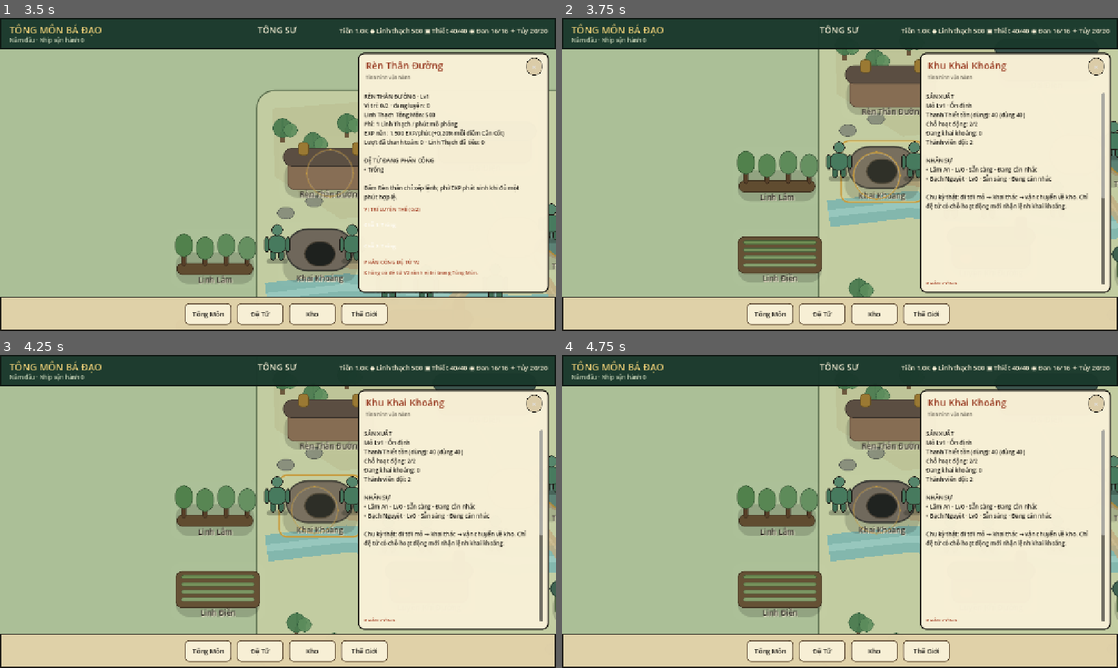
Above: before the commit, frames 1-4 (two rows, left to right).
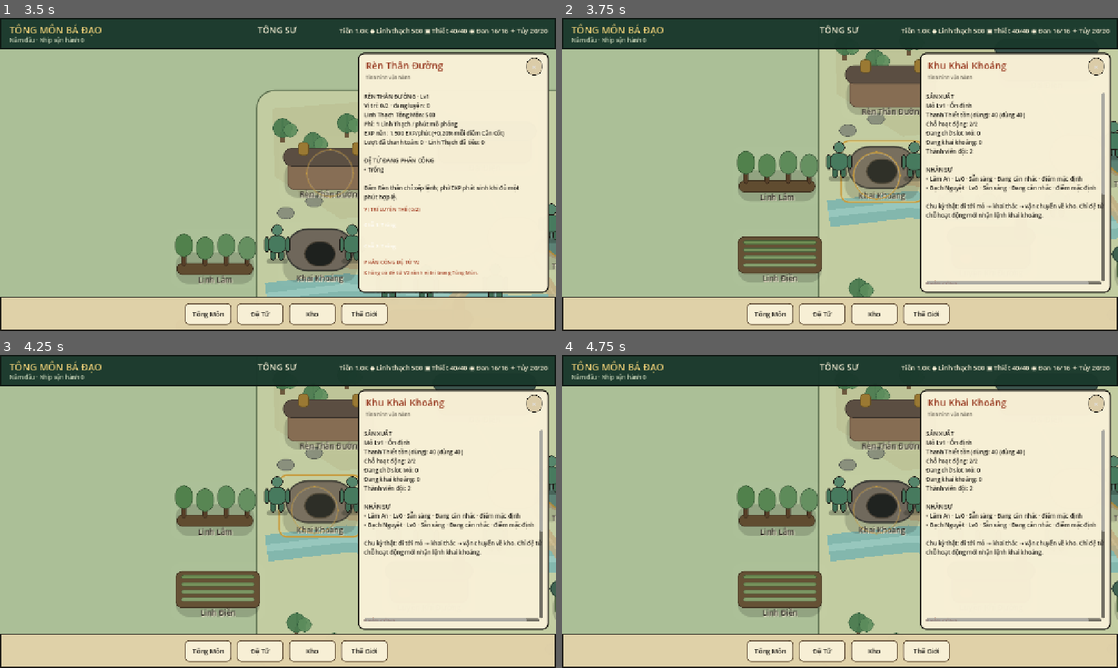
Above: after the commit, the same moments.

Repository: vuanhtuan161094-byte/TongMonBaDao
Game: Godot game, scene res://scenes/p3/p3_2_landscape_sect.tscn
Two runs of this game, one before a commit and one after it. Both use one fixed random seed, a clock stepped at 60 frames per second and the inputs below.
Inputs (mouse positions are in pixels of both pictures, inside the frame that each line leads up to):
- Up to frame 1 (3.5 s): click (278, 89) at 0.5 s; click (511, 161) at 1.25 s; click (189, 174) at 2 s; click (428, 330) at 2.75 s
- Up to frame 2 (3.75 s): click (884, 252) at 3.5 s
- Up to frame 3 (4.25 s): no input
- Up to frame 4 (4.75 s): click "Rút đội" at 4.25 s

Frame 1 is identical in both runs. In frame 2, 2.5% of the frame differs, in the area x 65-98%, y 35-86%; in frame 3, 2.5%; in frame 4, 2.5%.

Commit message:
GP-01: verify recruited V2 disciple Mine worksite and offline production

Diff:
--- a/godot/src/presentation/p3_2_landscape_sect.gd
+++ b/godot/src/presentation/p3_2_landscape_sect.gd
@@ -1131,10 +1131,11 @@
     _add_management_section_label("PHÂN CÔNG")
     var active_building_ids: Array[StringName] = []
     var building_system := BuildingSystem.new()
+    var active_producer: BuildingState = null
     if building_system.is_building_profession(profession_id):
-        var producer := building_system.building_for_profession(state, profession_id)
-        if producer != null:
-            active_building_ids = building_system.active_worker_ids(state, producer)
+        active_producer = building_system.building_for_profession(state, profession_id)
+        if active_producer != null:
+            active_building_ids = building_system.active_worker_ids(state, active_producer)
 
     var ids: Array = state.disciples.keys()
     ids.sort()
@@ -1157,6 +1158,26 @@
         else:
             group_button.pressed.connect(Callable(self, "_assign_building_group").bind(disciple.id, group_id, "Đã phân %s vào %s." % [disciple.display_name, group_label]))
         row.add_child(group_button)
+
+        # GP-01: distinguish crew membership from an explicit, persisted Mine
+        # worksite. Full crews may retain waiting members; only active slots
+        # receive work orders. No fake worksite/building state is created.
+        if profession_id == WorkforceSystem.PROF_MINING and active_producer != null:
+            var site_button := Button.new()
+            site_button.name = "MineWorksite_%s" % str(disciple.id)
+            var assigned_here := disciple.worksite_building_id == active_producer.id
+            site_button.text = "Bỏ điểm" if assigned_here else "Chọn Mỏ"
+            site_button.custom_minimum_size = Vector2(76, 34)
+            site_button.add_theme_font_size_override("font_size", 11)
+            site_button.disabled = not in_group or timed_recipe_busy
+            site_button.tooltip_text = (
+                "Giữ nhóm nghề; chỉ xóa điểm làm việc cụ thể." if assigned_here
+                else "Đặt điểm làm việc tại Mỏ thật. Nếu hết slot, đệ tử tiếp tục chờ."
+            )
+            site_button.pressed.connect(Callable(self, "_assign_mine_worksite").bind(
+                disciple.id, &"" if assigned_here else active_producer.id
+            ))
+            row.add_child(site_button)
 
         var order_button := Button.new()
         order_button.name = "Work_%s_%s" % [str(profession_id), str(disciple.id)]
@@ -1354,6 +1375,16 @@
         return
     var ok := workforce.assign_group(state, disciple_id, group_id)
     building_management_feedback = success_text if ok else "Không thể đổi phân công lúc này."
+    _refresh_building_operation_content()
+
+func _assign_mine_worksite(disciple_id: StringName, building_id: StringName) -> void:
+    if not state.disciples.has(disciple_id):
+        return
+    var ok := workforce.assign_worksite(state, disciple_id, building_id)
+    building_management_feedback = (
+        "Đã cập nhật điểm làm việc; slot hoạt động do công trình quyết định."
+        if ok else "Không thể cập nhật điểm làm việc lúc này."
+    )
     _refresh_building_operation_content()
 
 func _issue_building_order(disciple_id: StringName, kind: StringName, target: String, success_text: String) -> void:
@@ -1735,13 +1766,20 @@
         slots = building_system.worker_slots(mine)
 
     var lines: Array[String] = []
+    var waiting_count := 0
     for disciple_value in members:
         var disciple: DiscipleState = disciple_value
         var level := workforce.profession_level_for_state(state, disciple, WorkforceSystem.PROF_MINING)
-        lines.append("• %s · Lv%d · %s" % [
-            disciple.display_name,
-            level,
-            _mining_member_status(disciple, active_ids.has(disciple.id))
+        var is_active := active_ids.has(disciple.id)
+        if not is_active:
+            waiting_count += 1
+        var location := (
+            " · điểm %s" % str(disciple.worksite_building_id)
+            if disciple.worksite_building_id != &"" else " · điểm mặc định"
+        )
+        lines.append("• %s · Lv%d · %s%s" % [
+            disciple.display_name, level,
+            _mining_member_status(disciple, is_active), location
         ])
     if lines.is_empty():
         lines.append("• Chưa có thành viên Đội Khai Khoáng")
@@ -1758,6 +1796,7 @@
         + "Mỏ Lv%d · %s\n"
         + "Thanh Thiết tồn (dùng): %s\n"
         + "Chỗ hoạt động: %d/%d\n"
+        + "Đang chờ slot Mỏ: %d\n"
         + "Đang khai khoáng: %d\n"
         + "Thành viên đội: %d\n\n"
         + "NHÂN SỰ\n%s\n\n"
@@ -1768,6 +1807,7 @@
         _warehouse_pair(&"thanh_thiet"),
         active_ids.size(),
         slots,
+        waiting_count,
         _count_action(&"WORK_MINING"),
         members.size(),
         "\n".join(lines)
--- /dev/null
+++ b/godot/tests/presentation/gp_01_v2_mine_vertical_slice_test.gd
@@ -0,0 +1,292 @@
+extends SceneTree
+
+# GP-01: same real Dẫn Tiên V2 recruit -> work group + explicit worksite ->
+# scheduler Mine travel/extraction/haul -> Warehouse -> offline resume exactly
+# once. No injected resources, EXP, time rewards or fake secondary authority.
+const SAVE_PATH := "user://gp_01_v2_mine_vertical_slice_test.json"
+
+var ui: Control
+var state: SimulationState
+var workforce := WorkforceSystem.new()
+var buildings := BuildingSystem.new()
+var warehouse := WarehouseSystem.new()
+
+func _init() -> void:
+    call_deferred("_run")
+
+func _run() -> void:
+    _cleanup()
+    ProjectSettings.set_setting("runtime/live_save_path", SAVE_PATH)
+    if not await _open_scene():
+        return
+    var mine := buildings.primary_building(state, BuildingSystem.TYPE_MINE)
+    if not _check(mine != null and state.sect.disciple_v2_birth_enabled
+        and state.sect.v2_training_enabled and state.disciples.size() == 6,
+        "Missing canonical fresh live Mine/V2 runtime."):
+        return
+
+    var founders: Array = state.disciples.keys()
+    founders.sort()
+    var initial_miners := buildings.active_worker_ids(state, mine)
+    if not _check(initial_miners.size() == 2, "Opening mine must have two real slots."):
+        return
+
+    # Keep the six founders in the simulation, but prevent unrelated
+    # mining/hunt rewards from contaminating this new disciple's batch.
+    for raw_id in founders:
+        if not _check(workforce.issue_command(
+            state, StringName(raw_id), WorkforceSystem.COMMAND_HOLD, "", 2000
+        ), "Could not hold founding disciple."):
+            return
+
+    ui.call("_open_building", SectMapPresentation.DEST_GUIDANCE)
+    await process_frame
+    var token_before := state.sect.disciple_recruitment_tokens
+    if not await _press("GuidanceRecruitOrder"):
+        return
+    if not _check(state.sect.disciple_recruitment_tokens == token_before - 1,
+        "Dẫn Tiên did not consume one real recruitment order."):
+        return
+    var ids: Array = state.recruitment_candidates.keys()
+    ids.sort()
+    var recruit_id := &""
+    for raw_id in ids:
+        var candidate: CandidateState = state.recruitment_candidates[raw_id]
+        if DiscipleBirthProfileV2.valid_complete_birth(candidate.v2_birth_profile):
+            recruit_id = StringName(raw_id)
+            break
+    if not _check(recruit_id != &"", "Dẫn Tiên yielded no genuine V2 candidate."):
+        return
+    var birth_before: Dictionary = (
+        state.recruitment_candidates[recruit_id] as CandidateState
+    ).v2_birth_profile.duplicate(true)
+    if not await _press("AcceptCandidate_%s" % str(recruit_id)):
+        return
+    if not _check(state.disciples.has(recruit_id), "Dẫn Tiên accept did not create a disciple."):
+        return
+    var actor: DiscipleState = state.disciples[recruit_id]
+    if not _check(DiscipleRealmProgressV2.owns_v2_progression(actor)
+        and actor.v2_birth_profile == birth_before,
+        "V2 birth identity rerolled on acceptance."):
+        return
+
+    ui.call("_open_building", SectMapPresentation.DEST_MINE)
+    await process_frame
+    if not await _press("Group_mining_crew_%s" % str(recruit_id)):
+        return
+    if not _check(actor.work_group_id == &"mining_crew",
+        "New V2 recruit did not join the real mining crew."):
+        return
+    if not await _press("MineWorksite_%s" % str(recruit_id)):
+        return
+    if not _check(actor.worksite_building_id == mine.id,
+        "Mine worksite was not assigned through player-facing UI."):
+        return
+
+    # Being in a group/worksite is not the same as consuming an active slot.
+    # Explicit worksite selection must not create phantom third slot.
+    var active := buildings.active_worker_ids(state, mine)
+    if not _check(active.size() == buildings.worker_slots(mine)
+        and _mine_group_count() == 3
+        and str(ui.call("_mine_operation_text")).contains("Đang chờ slot Mỏ: 1"),
+        "Oversubscribed Mine did not report one waiting member."):
+        return
+    var waiting_id := &""
+    for raw_id in state.disciples.keys():
+        var d: DiscipleState = state.disciples[raw_id]
+        if d.work_group_id == &"mining_crew" and not active.has(d.id):
+            waiting_id = d.id
+            break
+    if not _check(waiting_id != &"" and not workforce.issue_command(
+        state, waiting_id, WorkforceSystem.COMMAND_WORK, "mining", 40
+    ), "Waiting member received a fake work command."):
+        return
+    var waiting_button := ui.find_child(
+        "Work_mining_%s" % str(waiting_id), true, false
+    ) as Button
+    if not _check(waiting_button != null and waiting_button.disabled,
+        "Waiting Mine member's UI work control is enabled."):
+        return
+
+    # Releasing founding workers preserves the V2 recruit's group and
+    # explicit worksite, and activates exactly one valid Mine slot.
+    for raw_id in initial_miners:
+        if not _check(workforce.assign_group(state, raw_id, &""),
+            "Could not release an initial Mine slot."):
+            return
+    ui.call("_open_building", SectMapPresentation.DEST_MINE)
+    await process_frame
+    if not _check(buildings.active_worker_ids(state, mine).has(recruit_id)
+        and actor.worksite_building_id == mine.id,
+        "V2 recruit did not gain the available Mine slot."):
+        return
+    var xp_before := float(actor.profession_xp.get("mining", 0.0))
+    var tuvi_before := float(actor.v2_realm_progress["cultivation"]["xp"])
+    var natural := DiscipleTuViFlowV2.preview_rate(state, actor, false)
+    if not _check(bool(natural.get("ok", false)), "Natural V2 Tu Vi rate unavailable."):
+        return
+    var rate := float(natural["effective_tuvi_per_minute"])
+    var ore_before := warehouse.quantity(state, &"thanh_thiet")
+    var batches_before := int(mine.metrics.get("production_batches", 0))
+    if not await _press("Work_mining_%s" % str(recruit_id)):
+        return
+    if not _check(workforce.command_kind(actor) == WorkforceSystem.COMMAND_WORK,
+        "Player Mine order was not committed by WorkforceSystem."):
+        return
+
+    var scheduler: SimulationScheduler = (ui.get("runtime_session") as LiveGameRuntimeV2).scheduler()
+    var reached_haul := false
+    var tick_count := 0
+    for _i in range(100):
+        scheduler.step()
+        tick_count += 1
+        var phase := str(actor.work_cycle_state.get("phase", ""))
+        if phase == "haul_back" and int(actor.work_cycle_state.get("carried_units", 0)) > 0:
+            reached_haul = true
+            break
+    ui.call("_refresh_all")
+    if not _check(reached_haul and warehouse.quantity(state, &"thanh_thiet") == ore_before
+        and str(ui.call("_mine_operation_text")).contains("Vận chuyển về kho"),
+        "V2 Mine cycle did not reach real carried ore without early deposit."):
+        return
+    if not _check(float(actor.profession_xp.get("mining", 0.0)) == xp_before,
+        "Mining EXP was granted before completing the batch."):
+        return
+    if not _check(_near(
+        float(actor.v2_realm_progress["cultivation"]["xp"]),
+        tuvi_before + rate * float(tick_count)
+    ), "V2 Tu Vi natural tick was duplicated or lost during Mine work."):
+        return
+
+    var saved_cycle: Dictionary = actor.work_cycle_state.duplicate(true)
+    var saved_birth: Dictionary = actor.v2_birth_profile.duplicate(true)
+    var runtime: LiveGameRuntimeV2 = ui.get("runtime_session") as LiveGameRuntimeV2
+    var wall := state.runtime_last_wall_unix
+    if not _check(bool(runtime.save(wall).get("ok", false)),
+        "Cannot save the canonical carried Mine cycle."):
+        return
+
+    # Predict with the SAME scheduler and runtime clock on an independent
+    # snapshot; offline reload must converge byte-for-byte to that authority.
+    var expected := SimulationState.from_dict(state.to_dict())
+    var expected_scheduler := SimulationScheduler.new(expected)
+    var needed := -1
+    for minutes in range(1, 101):
+        var advanced := SimulationRuntimeClockV2.advance_to(
+            expected, expected_scheduler, wall + minutes * 60
+        )
+        if not _check(bool(advanced.get("ok", false))
+            and int(advanced.get("steps_run", -1)) == 1,
+            "Prediction clock failed exactly-one-minute progression."):
+            return
+        if warehouse.quantity(expected, &"thanh_thiet") > ore_before:
+            needed = minutes
+            break
+    if not _check(needed > 0, "No paid Mine deposit occurred after carried phase."):
+        return
+
+    _dispose_scene()
+    await process_frame
+    var resumed := LiveGameRuntimeV2.new()
+    var opened := resumed.start(SAVE_PATH, wall + needed * 60, 31012026)
+    if not _check(bool(opened.get("ok", false))
+        and int(opened.get("catch_up_steps", -1)) == needed,
+        "Offline runtime did not replay the exact pending minutes."):
+        return
+    var final_state := resumed.state()
+    var final_actor: DiscipleState = final_state.disciples[recruit_id]
+    var final_mine := buildings.primary_building(final_state, BuildingSystem.TYPE_MINE)
+    var definition: Dictionary = BuildingSystem.DEFINITIONS[str(BuildingSystem.TYPE_MINE)]
+    var batch := maxi(int(definition.get("base_batch_units", 1)), 1) + int(floor(float(mine.level) / 10.0))
+    if not _check(warehouse.quantity(final_state, &"thanh_thiet") == ore_before + batch
+        and int(final_mine.metrics.get("production_batches", 0)) == batches_before + 1
+        and final_actor.work_cycle_state.is_empty()
+        and final_actor.v2_birth_profile == saved_birth
+        and final_actor.worksite_building_id == mine.id
+        and final_actor.profession_xp.get("mining", 0.0) > xp_before
+        and final_state.to_dict() == expected.to_dict(),
+        "Offline recovery diverged from one real Mine completion/EXP/state."):
+        return
+    var loaded_xp := float(final_actor.profession_xp["mining"])
+    if not _check(_near(
+        float(final_actor.v2_realm_progress["cultivation"]["xp"]),
+        tuvi_before + rate * float(tick_count + needed)
+    ), "Offline V2 natural Tu Vi diverged or was awarded twice."):
+        return
+    if not _check(bool(resumed.save(wall + needed * 60).get("ok", false)),
+        "Cannot save first actual offline completion."):
+        return
+    var repeated := LiveGameRuntimeV2.new()
+    var retried := repeated.start(SAVE_PATH, wall + needed * 60, 31012026)
+    var again: SimulationState = repeated.state()
+    if not _check(bool(retried.get("ok", false))
+        and int(retried.get("catch_up_steps", -1)) == 0
+        and warehouse.quantity(again, &"thanh_thiet") == ore_before + batch
+        and int((buildings.primary_building(again, BuildingSystem.TYPE_MINE)).metrics.get("production_batches", 0)) == batches_before + 1
+        and _near(float((again.disciples[recruit_id] as DiscipleState).profession_xp["mining"]), loaded_xp),
+        "Same-time second reload replayed Mine output or profession EXP."):
+        return
+    var errors := again.validate_invariants()
+    errors.append_array(buildings.validate_invariants(again))
+    errors.append_array(warehouse.validate_invariants(again))
+    errors.append_array(workforce.validate_invariants(again))
+    if not _check(errors.is_empty(), "GP-01 invariants: %s" % " | ".join(errors)):
+        return
+
+    print("GP-01 V2 GUIDANCE -> WORKSITE -> MINE -> WAREHOUSE -> OFFLINE EXACTLY-ONCE: PASS")
+    _cleanup()
+    quit(0)
+
+func _near(a: float, b: float) -> bool:
+    return absf(a-b) < 0.1
+
+func _mine_group_count() -> int:
+    var count := 0
+    for raw_id in state.disciples.keys():
+        var actor: DiscipleState = state.disciples[raw_id]
+        if actor.work_group_id == &"mining_crew":
+            count += 1
+    return count
+
+func _open_scene() -> bool:
+    var scene := load("res://scenes/p3/p3_2_landscape_sect.tscn") as PackedScene
+    if scene == null:
+        return _fail("Cannot load real P3.2 scene.")
+    ui = scene.instantiate() as Control
+    root.add_child(ui)
+    await process_frame
+    state = ui.get("state") as SimulationState
+    return _check(state != null, "No canonical live SimulationState in scene.")
+
+func _press(name: String) -> bool:
+    var button := ui.find_child(name, true, false) as Button
+    if button == null or button.disabled:
+        return _fail("Missing or disabled real UI button: %s" % name)
+    button.emit_signal("pressed")
+    await process_frame
+    return true
+
+func _dispose_scene() -> void:
+    if ui != null and is_instance_valid(ui):
+        root.remove_child(ui)
+        ui.queue_free()
+    ui = null
+    state = null
+
+func _check(valid: bool, message: String) -> bool:
+    if not valid:
+        return _fail(message)
+    return true
+
+func _fail(message: String) -> bool:
+    push_error("GP-01: " + message)
+    _dispose_scene()
+    _cleanup()
+    quit(1)
+    return false
+
+func _cleanup() -> void:
+    for name in [SAVE_PATH, SAVE_PATH + ".bak", SAVE_PATH + ".tmp"]:
+        if FileAccess.file_exists(name):
+            DirAccess.remove_absolute(ProjectSettings.globalize_path(name))
+    ProjectSettings.set_setting("runtime/live_save_path", LiveGameRuntimeV2.DEFAULT_SAVE_PATH)
